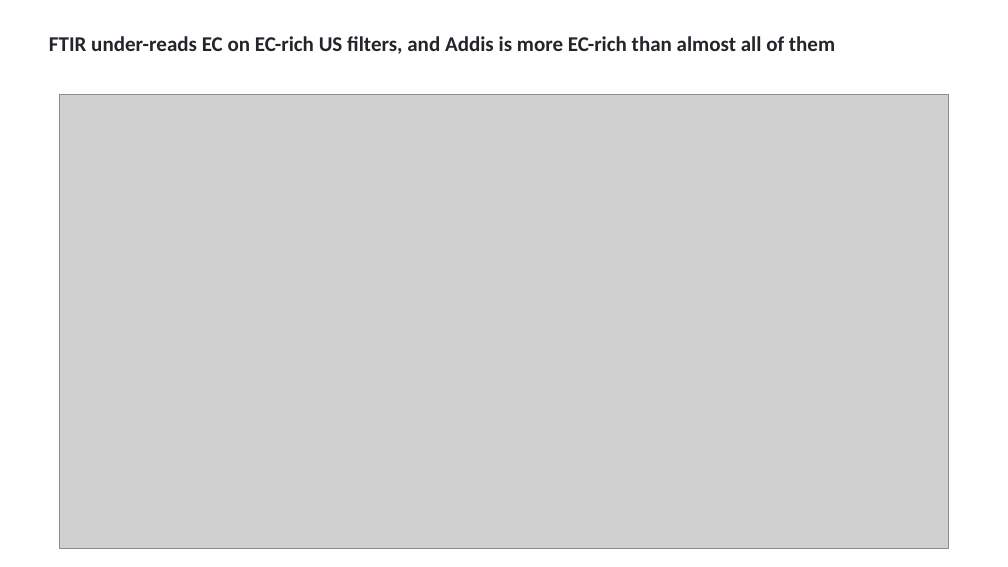
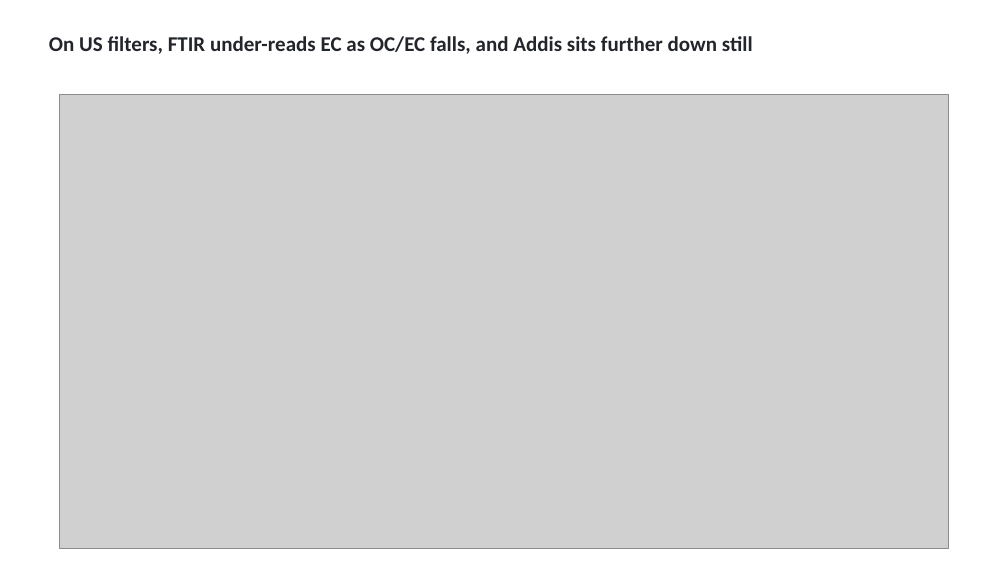
Before and after one commit to ahzs645/aethmodular, a slide deck: slide 8 of deliverables/aaar_poster_2026/aaar_practice_2026-10-15.pptx (slide 7 before the commit). Drawn at 1008x567 pixels with LibreOffice and Linux fonts; fonts in the diff are those of the drawing; grey boxes stand for pictures. Boxes give left, top, right and bottom in pixels: in the first picture for what was removed or moved away, otherwise in the second. Text is boxed around its words. In the diff, an @@ line names an element or a change of style, - is before the commit and + after.

```diff
--- a/deliverables/aaar_poster_2026/aaar_practice_2026-10-15.pptx
+++ b/deliverables/aaar_poster_2026/aaar_practice_2026-10-15.pptx
@@ text at [49,36,753,54]: text changed @@
-FTIR under-reads EC on EC-rich US filters, and Addis is more EC-rich than almost all of them
+On US filters, FTIR under-reads EC as OC/EC falls, and Addis sits further down still
```
Also in this commit, not shown: 2 slides added, 1 slide removed, 13 other files.
